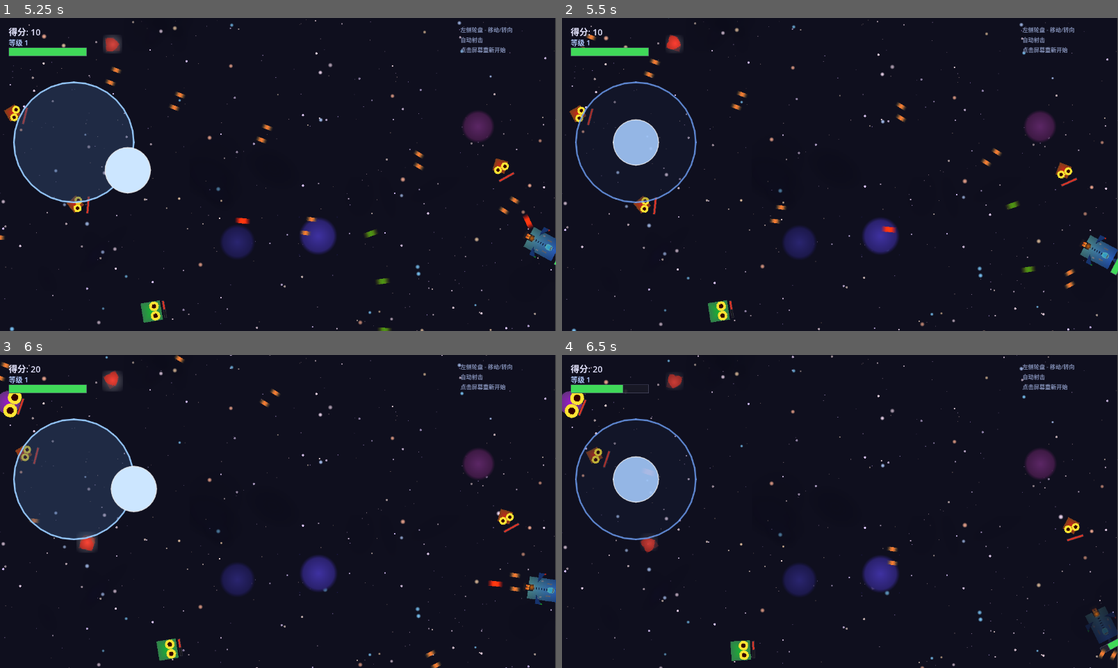
Above: before the commit, frames 1-4 (two rows, left to right).
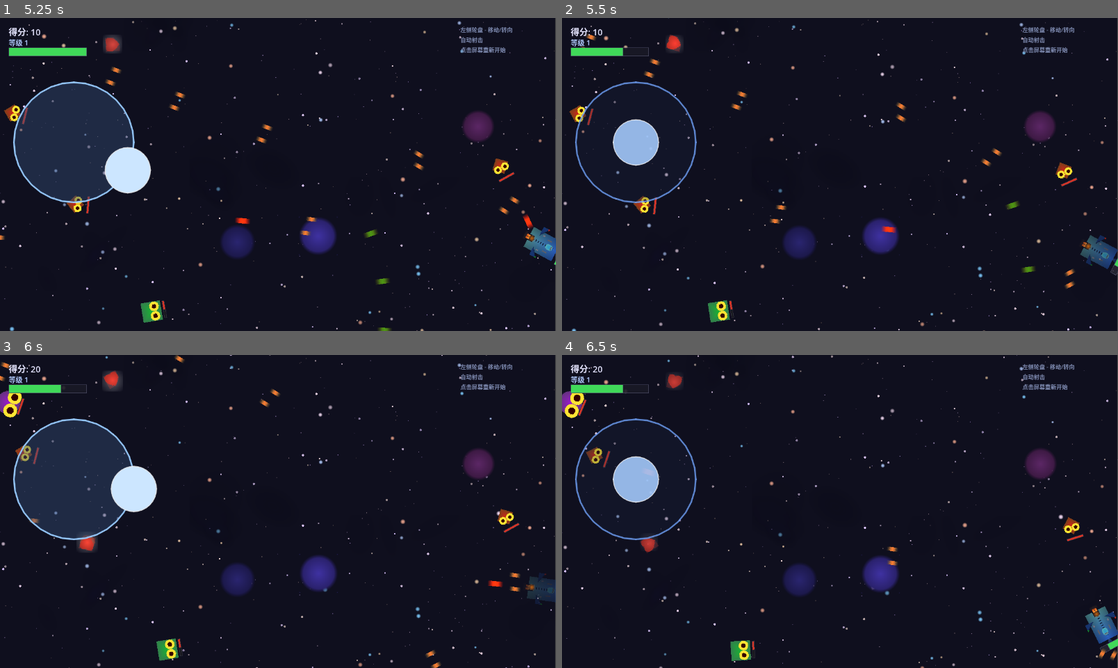
Above: after the commit, the same moments.

Repository: July-X/godot-game-one
Game: Godot game, scene res://scenes/main.tscn
Same seed, same stepped clock (60 frames per second), same inputs: the game is played once before the commit and once after it.
Inputs (mouse positions are in pixels of both pictures, inside the frame that each line leads up to):
- Up to frame 1 (5.25 s): tap Enter at 0.5 s; move the mouse to (250, 237) at 0.52 s; tap R every 1.5 s from 0.6 to 5.1 s; click (250, 237) at 0.67 s; drag from (444, 221) to (311, 252) at 1.27 s; move the mouse to (111, 127) at 2.02 s; click (111, 127) at 2.17 s; drag from (305, 174) to (511, 121) at 2.77 s; move the mouse to (194, 96) at 3.52 s; click (194, 96) at 3.67 s; drag from (400, 158) to (200, 68) at 4.27 s; move the mouse to (166, 190) at 5.02 s; click (166, 190) at 5.17 s
- Up to frame 2 (5.5 s): no input
- Up to frame 3 (6 s): drag from (333, 442) to (161, 649) at 5.77 s
- Up to frame 4 (6.5 s): no input

Frame 1 is identical in both runs. In frame 2, 0.5% of the frame differs, in the area x 10-100%, y 9-83%; in frame 3, 0.5%, in the area x 10-100%, y 9-80%; in frame 4, 0.4%.

Commit message:
feat: 狙击子弹伤害=1/4最大血量+本地排行榜(最高5条)
- enemy.gd: 狙击子弹伤害改为 ceil(max_health * 0.25)
- bullet.gd: 子弹来源按 damage 值判定(>=1.0=狙击)
- leaderboard.gd: 新增长期排行榜(ConfigFile存储,保留前5)
- hud.tscn/hud.gd: 结算面板显示排行榜,死亡后自动保存记录
- project.godot: 注册Leaderboard Autoload

Diff:
--- a/project.godot
+++ b/project.godot
@@ -20,6 +20,7 @@
 SFX="*res://scripts/sfx_manager.gd"
 BGM="*res://scripts/bgm_manager.gd"
 SpriteFactory="*res://scripts/sprite_factory.gd"
+Leaderboard="*res://scripts/leaderboard.gd"
 
 [display]
 
--- a/scenes/ui/hud.tscn
+++ b/scenes/ui/hud.tscn
@@ -114,3 +114,14 @@
 theme_override_font_sizes/font_size = 13
 horizontal_alignment = 1
 text = "按 R 重新开始"
+
+[node name="LeaderboardDivider" type="HSeparator" parent="GameOverPanel/VBox"]
+
+[node name="LeaderboardTitle" type="Label" parent="GameOverPanel/VBox"]
+theme_override_font_sizes/font_size = 14
+theme_override_colors/font_color = Color(0.6, 0.7, 1.0, 1.0)
+horizontal_alignment = 1
+text = "最高分记录"
+
+[node name="LeaderboardEntries" type="VBoxContainer" parent="GameOverPanel/VBox"]
+theme_override_constants/separation = 2
--- a/scripts/bullet.gd
+++ b/scripts/bullet.gd
@@ -94,9 +94,11 @@
 	else:
 		if body.is_in_group("player") and body.has_method("take_damage"):
 			var source: String = "普通子弹"
-			if _speed >= 700.0:
+			if _damage >= 1.0:
 				source = "狙击子弹"
-			elif _speed <= 550.0 and _speed >= 450.0:
+			elif _damage >= 0.45 and _damage <= 0.55:
+				source = "散弹子弹"
+			elif _damage >= 0.25 and _damage <= 0.35:
 				source = "弹幕子弹"
 			GameState.death_message = "被 " + source + " 击落"
 			body.take_damage(_damage)
--- a/scripts/enemy.gd
+++ b/scripts/enemy.gd
@@ -113,7 +113,8 @@
 func _shoot_single(angle: float) -> void:
 	var bullet := _bullet_scene.instantiate()
 	get_tree().current_scene.add_child(bullet)
-	bullet.setup(global_position + Vector2.from_angle(angle) * 20, angle, 0.7, false, 1, 780.0)
+	var dmg: float = max(1.0, ceil(GameState.max_health * 0.25))
+	bullet.setup(global_position + Vector2.from_angle(angle) * 20, angle, dmg, false, 1, 780.0)
 	bullet.modulate = Color(1.0, 0.4, 0.3, 1.0)
 
 func _shoot_spread(angle: float) -> void:
--- a/scripts/hud.gd
+++ b/scripts/hud.gd
@@ -9,6 +9,7 @@
 @onready var _final_score_label: Label = $GameOverPanel/VBox/FinalScoreLabel
 @onready var _final_level_label: Label = $GameOverPanel/VBox/FinalLevelLabel
 @onready var _restart_label: Label = $GameOverPanel/VBox/RestartLabel
+@onready var _leaderboard_entries: VBoxContainer = $GameOverPanel/VBox/LeaderboardEntries
 
 func _ready() -> void:
 	_game_over_panel.visible = false
@@ -36,6 +37,8 @@
 	_game_over_panel.visible = true
 	_final_score_label.text = "得分: %d" % final_score
 	_final_level_label.text = "等级: %d" % final_level
+	Leaderboard.add_entry(final_score, final_level)
+	_refresh_leaderboard()
 
 func _on_powerup_collected(type: String) -> void:
 	_update_powerup_display()
@@ -83,8 +86,19 @@
 func _set_control_ignore_input(root: Control) -> void:
 	root.mouse_filter = Control.MOUSE_FILTER_IGNORE
 	for child in root.get_children():
-		if child is Control:
-			_set_control_ignore_input(child)
+		_set_control_ignore_input(child)
+
+func _refresh_leaderboard() -> void:
+	for child in _leaderboard_entries.get_children():
+		child.queue_free()
+	var entries := Leaderboard.get_entries()
+	for entry in entries:
+		var label := Label.new()
+		label.theme_override_font_sizes["font_size"] = 12
+		label.theme_override_colors["font_color"] = Color(0.8, 0.85, 1.0, 0.9)
+		label.horizontal_alignment = 1
+		label.text = "#%d  %s  —  %s  (等级%d)" % [entries.find(entry) + 1, entry.time, entry.score, entry.level]
+		_leaderboard_entries.add_child(label)
 
 func _update_platform_hints() -> void:
 	var is_mobile: bool = OS.has_feature("android") or DisplayServer.is_touchscreen_available()
--- /dev/null
+++ b/scripts/leaderboard.gd
@@ -0,0 +1,47 @@
+extends Node
+
+const SAVE_PATH: String = "user://leaderboard.cfg"
+const MAX_ENTRIES: int = 5
+
+func add_entry(score: int, level: int) -> void:
+	var entries: Array[Dictionary] = _load_entries()
+	var now := Time.get_datetime_dict_from_system()
+	var timestamp: String = "%04d-%02d-%02d %02d:%02d" % [now.year, now.month, now.day, now.hour, now.minute]
+	entries.append({"score": score, "level": level, "time": timestamp})
+	entries.sort_custom(func(a, b): return a.score > b.score)
+	if entries.size() > MAX_ENTRIES:
+		entries = entries.slice(0, MAX_ENTRIES)
+	_save_entries(entries)
+
+func get_entries() -> Array[Dictionary]:
+	return _load_entries()
+
+func is_high_score(score: int) -> bool:
+	var entries := _load_entries()
+	if entries.size() < MAX_ENTRIES:
+		return true
+	return score > entries[-1].score
+
+func _load_entries() -> Array[Dictionary]:
+	var config := ConfigFile.new()
+	var err := config.load(SAVE_PATH)
+	if err != OK:
+		return []
+	var result: Array[Dictionary] = []
+	for i in range(MAX_ENTRIES):
+		if not config.has_section_key("Leaderboard", "entry_%d_score" % i):
+			break
+		result.append({
+			"score": config.get_value("Leaderboard", "entry_%d_score" % i, 0),
+			"level": config.get_value("Leaderboard", "entry_%d_level" % i, 1),
+			"time": config.get_value("Leaderboard", "entry_%d_time" % i, ""),
+		})
+	return result
+
+func _save_entries(entries: Array[Dictionary]) -> void:
+	var config := ConfigFile.new()
+	for i in range(entries.size()):
+		config.set_value("Leaderboard", "entry_%d_score" % i, entries[i].score)
+		config.set_value("Leaderboard", "entry_%d_level" % i, entries[i].level)
+		config.set_value("Leaderboard", "entry_%d_time" % i, entries[i].time)
+	config.save(SAVE_PATH)
